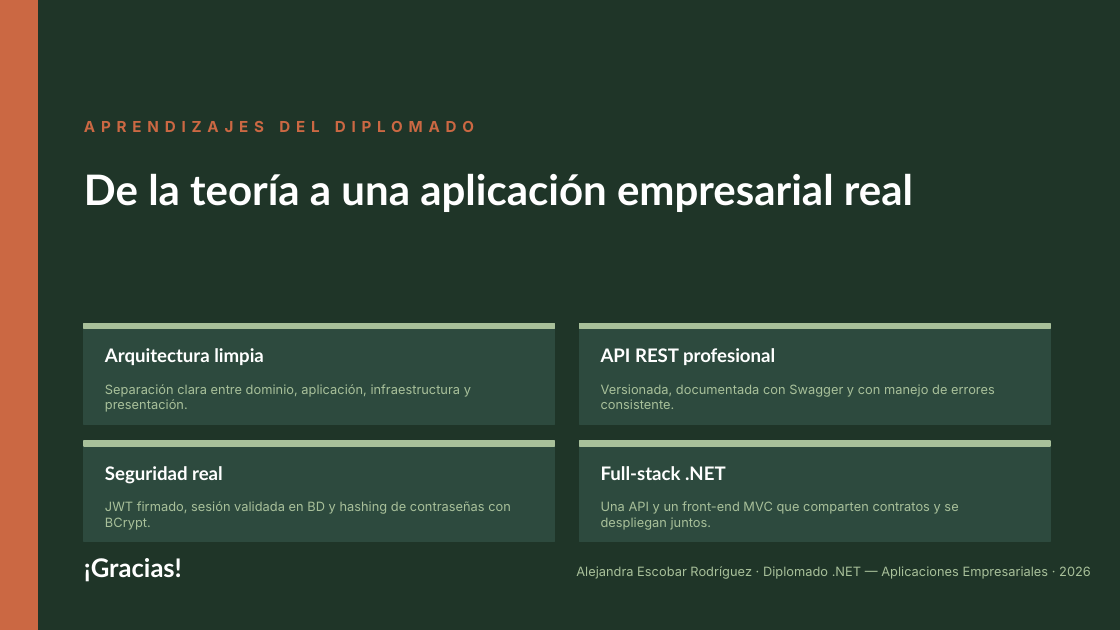
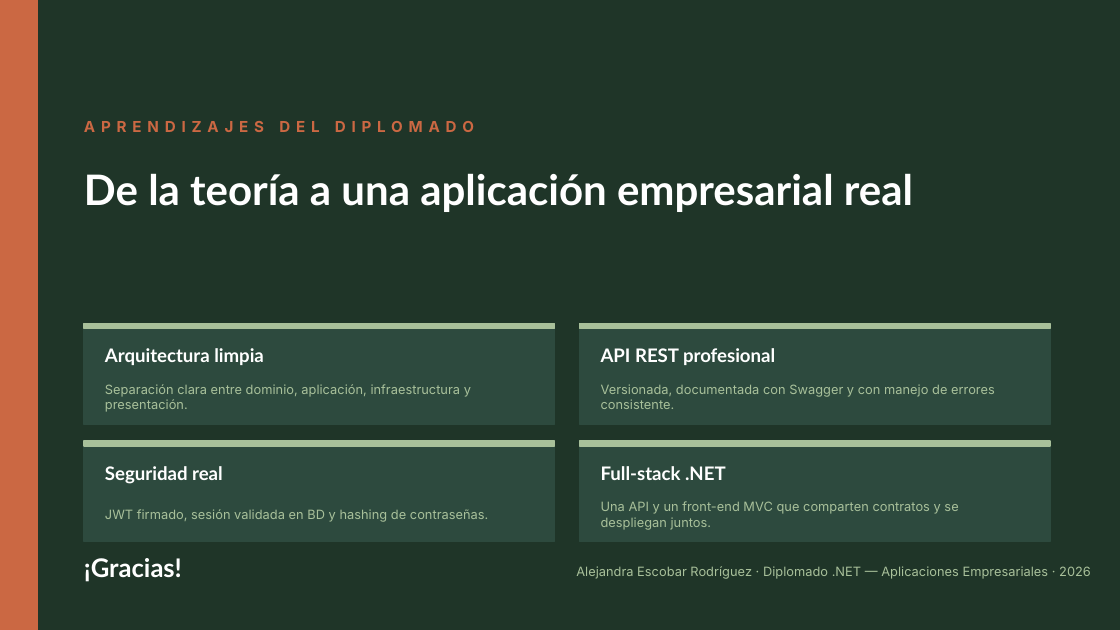
Before and after one commit to AlejandraEscobar3G/UHabitacional, a slide deck: slide 11 of UHabitacional_Presentacion.pptx (slide 12 before the commit). Drawn at 1120x630 pixels with LibreOffice and Linux fonts; fonts in the diff are those of the drawing. Boxes give left, top, right and bottom in pixels: in the first picture for what was removed or moved away, otherwise in the second. Text is boxed around its words. In the diff, an @@ line names an element or a change of style, - is before the commit and + after.

```diff
--- a/UHabitacional_Presentacion.pptx
+++ b/UHabitacional_Presentacion.pptx
@@ text at (105,509,488,522): text changed @@
-JWT firmado, sesión validada en BD y hashing de contraseñas con BCrypt.
+JWT firmado, sesión validada en BD y hashing de contraseñas.
```
Also in this commit, not shown: 4 other slides changed, 1 slide removed, 7 other files.
